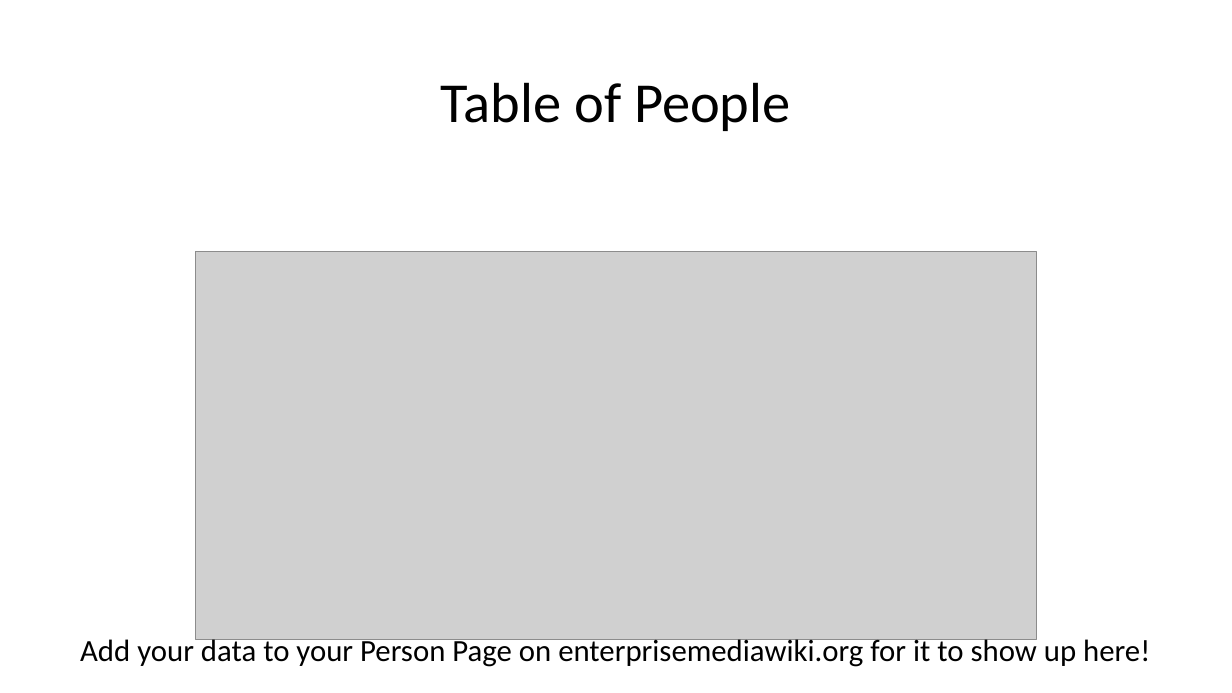
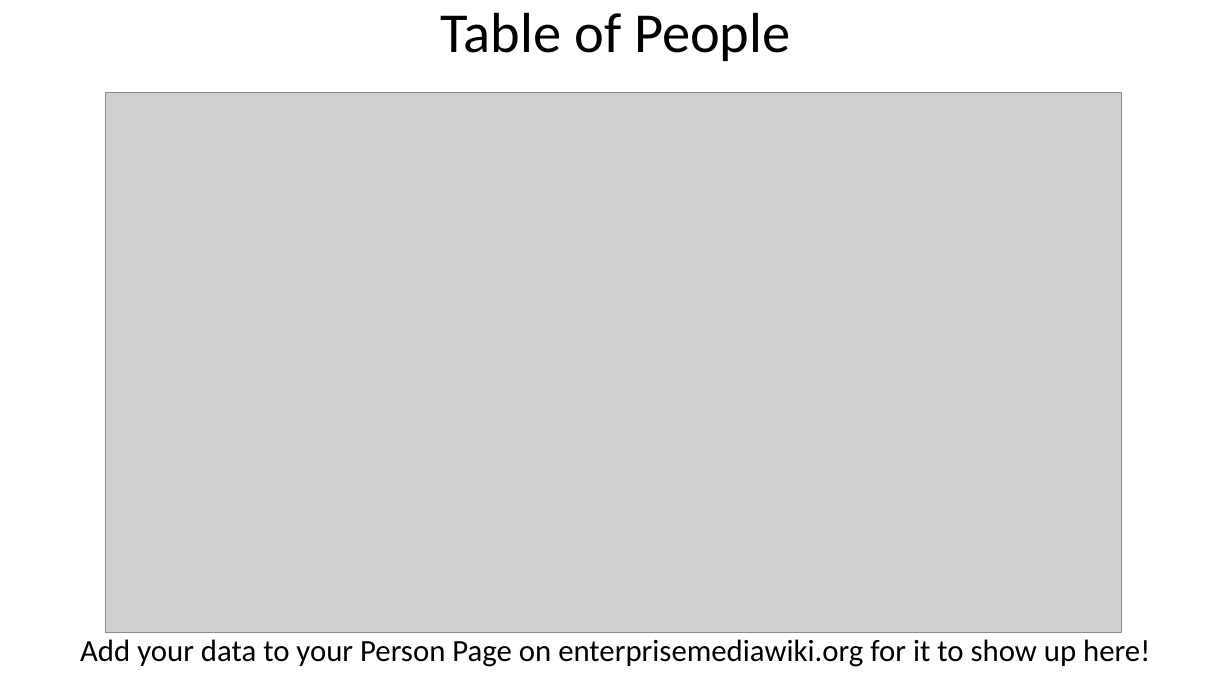
Before and after one commit to enterprisemediawiki/Conference, a slide deck: slide 3 of Screensaver for Conference.pptx. Drawn at 1232x693 pixels with LibreOffice and Linux fonts; fonts in the diff are those of the drawing; grey boxes stand for pictures. Boxes give left, top, right and bottom in pixels: in the first picture for what was removed or moved away, otherwise in the second. Text is boxed around its words. In the diff, an @@ line names an element or a change of style, - is before the commit and + after.

```diff
--- a/Screensaver for Conference.pptx
+++ b/Screensaver for Conference.pptx
@@ title "Table of People": place and size @@
-title "Table of People" at [441,82,791,131]
+title "Table of People" at [441,12,791,61]
@@ picture: place and size @@
-picture at [196,251,1036,640]
+picture at [105,92,1122,633]
```
Also in this commit, not shown: 10 other slides changed, 11 other files.
